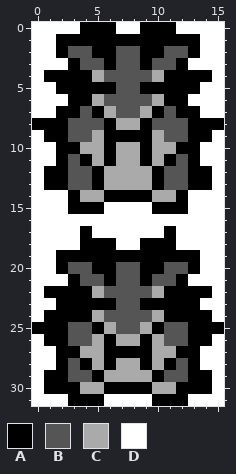
A pixel-art sprite gets an edit: gfx/icons/sandslash.png. Above, as it was before the edit.
The file is 16x32 pixels.
Palette (. is transparent): A #000000  B #555555  C #aaaaaa  D #ffffff
Pixels before, first column x 0:
 0 DDDDAAADDAAADDDD
 1 DDAAAAAAAAAAAADD
 2 DDABBAABBAABBADD
 3 DDDABBABBABBADDD
 4 DAAAACBBBBCAAAAD
 5 DDAAAAABBAAAAADD
 6 DDDAACBBBBCAADDD
 7 DDAABACBBCABAADD
 8 AAABBBACCABBBAAA
 9 DAABBCAAAACBBAAD
10 DDAACCACCACCAADD
11 DDABACACCACABADD
12 DAABBACCCCABBAAD
13 DAABBACCCCABBAAD
14 DDDACCAAAACCADDD
15 DDDAAADDDDAAADDD
16 DDDDDDDDDDDDDDDD
17 DDDDADDDDDDADDDD
18 DDDDAAADDAAADDDD
19 DDAAAAAAAAAAAADD
20 DDABBAABBAABBADD
21 DDDABBABBABBADDD
22 DAAAACBBBBCAAAAD
23 DDAAAAABBAAAAADD
24 DAAAACBBBBCAAAAD
25 AAABBACBBCABBAAA
26 DAABBCACCACBBAAD
27 DDAACCAAAACCAADD
28 DDABACACCACABADD
29 DAABBACCCCABBAAD
30 DAAACCAAAACCAAAD
31 DDDAAADDDDAAADDD
New version:
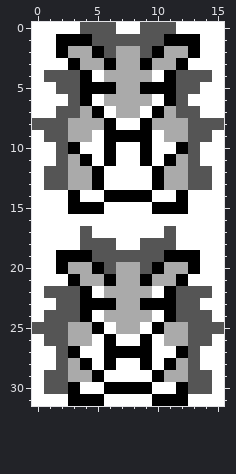
The exact change:
The author changed colour A to colour B in row 0 at x 4 to 6 and 9 to 11; in row 1 at x 5 to 10; in row 2 at x 6 and 9; in row 4 at x 1 to 3 and 12 to 14; in row 5 at x 2 to 3 and 12 to 13; in row 6 at x 3 and 12.
The author changed colour A to colour B in row 7 at x 2 to 3 and 12 to 13; in row 8 at x 0 to 2 and 13 to 15; in row 9 at x 1 to 2 and 13 to 14; in rows 10 to 11 at x 2 and 13; in rows 12 to 13 at x 1 to 2 and 13 to 14; in row 17 at x 4 and 11.
The author changed colour A to colour B in row 18 at x 4 to 6 and 9 to 11; in row 19 at x 5 to 10; in row 20 at x 6 and 9; in row 22 at x 1 to 3 and 12 to 14; in row 23 at x 2 to 3 and 12 to 13; in row 24 at x 1 to 3 and 12 to 14.
The author changed colour A to colour B in row 25 at x 0 to 2 and 13 to 15; in row 26 at x 1 to 2 and 13 to 14; in rows 27 to 28 at x 2 and 13; in rows 29 to 30 at x 1 to 2 and 13 to 14.
The author changed colour B to colour C in row 2 at x 3 to 4, 7 to 8 and 11 to 12; in row 3 at x 4 to 5, 7 to 8 and 10 to 11; in row 4 at x 6 to 9; in row 5 at x 7 to 8; in row 6 at x 6 to 9; in row 7 at x 4, 7 to 8 and 11.
The author changed colour B to colour C in row 8 at x 3 to 5 and 10 to 12; in row 9 at x 3 to 4 and 11 to 12; in row 11 at x 3 and 12; in rows 12 to 13 at x 3 to 4 and 11 to 12; in row 20 at x 3 to 4, 7 to 8 and 11 to 12; in row 21 at x 4 to 5, 7 to 8 and 10 to 11.
The author changed colour B to colour C in row 22 at x 6 to 9; in row 23 at x 7 to 8; in row 24 at x 6 to 9; in row 25 at x 3 to 4, 7 to 8 and 11 to 12; in row 26 at x 3 to 4 and 11 to 12; in row 28 at x 3 and 12.
The author changed colour B to colour C in row 29 at x 3 to 4 and 11 to 12.
The author changed colour C to colour D in row 4 at x 5 and 10; in row 6 at x 5 and 10; in row 7 at x 6 and 9; in row 8 at x 7 to 8; in row 9 at x 5 and 10; in row 10 at x 4 to 5, 7 to 8 and 10 to 11.
The author changed colour C to colour D in row 11 at x 5, 7 to 8 and 10; in rows 12 to 13 at x 6 to 9; in row 14 at x 4 to 5 and 10 to 11; in row 22 at x 5 and 10; in row 24 at x 5 and 10; in row 25 at x 6 and 9.
The author changed colour C to colour D in row 26 at x 5, 7 to 8 and 10; in row 27 at x 4 to 5 and 10 to 11; in row 28 at x 5, 7 to 8 and 10; in row 29 at x 6 to 9; in row 30 at x 4 to 5 and 10 to 11.
Pixel boxes of the changes (left, top, right, bottom) in both pictures:
changed: (32, 22, 224, 394)
